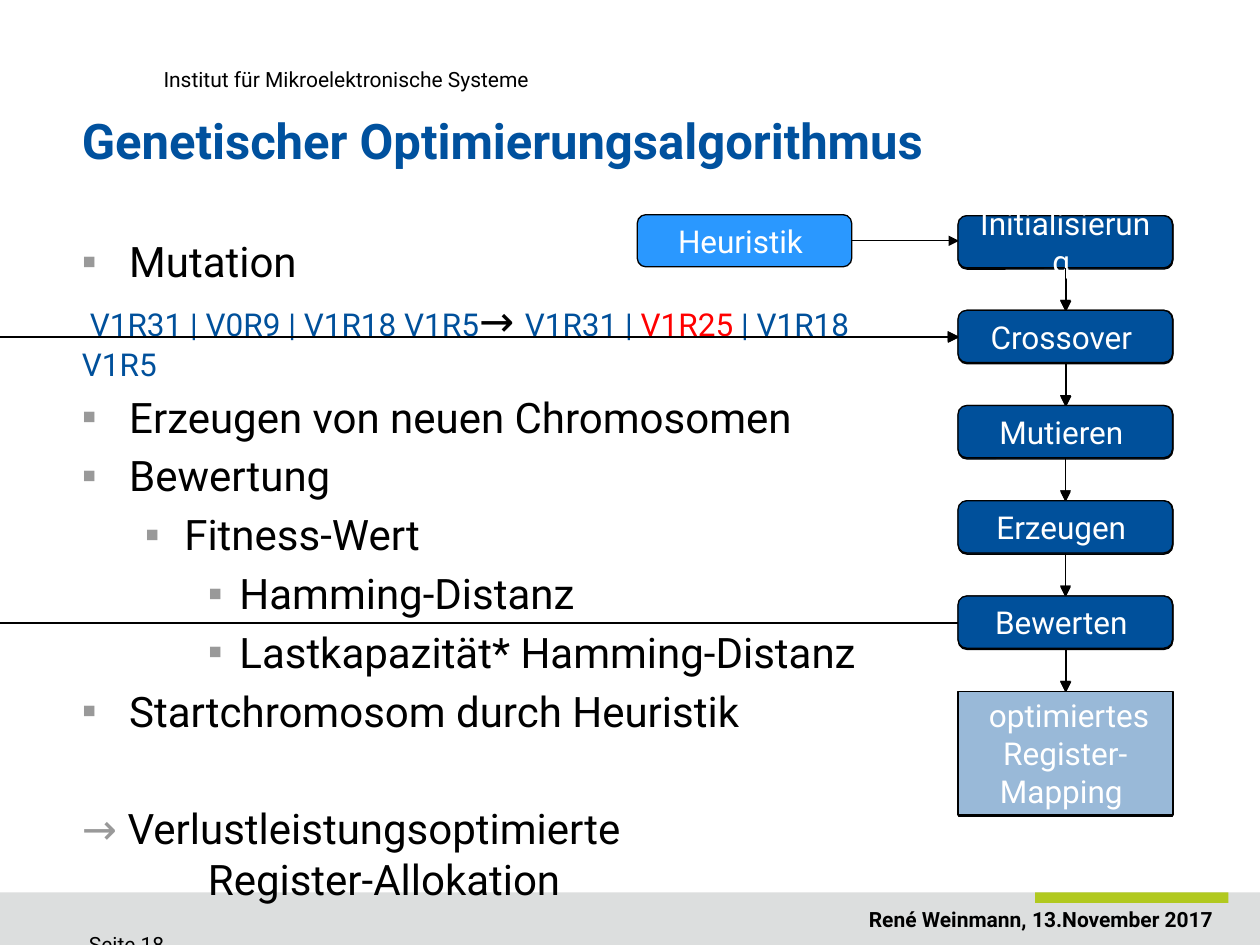
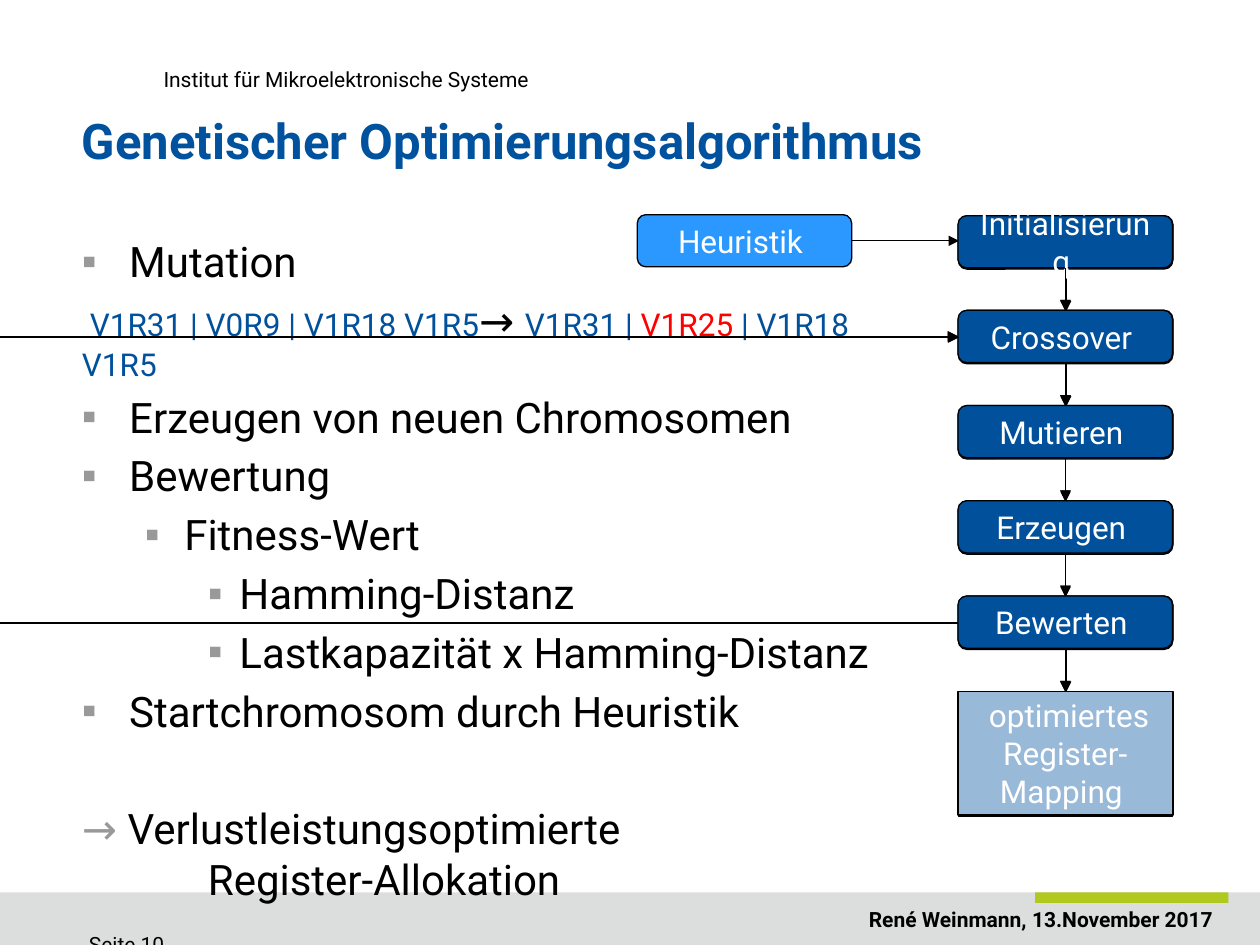
Before and after one commit to ReneWeinmann/Masterarbeit, a slide deck: slide 10 of Presentation_Rene_Weinmann.pptx (slide 18 before the commit). Drawn at 1260x945 pixels with LibreOffice and Linux fonts; fonts in the diff are those of the drawing; background and template pictures are left out. Boxes give left, top, right and bottom in pixels: in the first picture for what was removed or moved away, otherwise in the second. Text is boxed around its words. In the diff, an @@ line names an element or a change of style, - is before the commit and + after.

```diff
--- a/Presentation_Rene_Weinmann.pptx
+++ b/Presentation_Rene_Weinmann.pptx
@@ text at <box>239,636,869,677</box>: text changed @@
-    ▪ Lastkapazität* Hamming-Distanz
+    ▪ Lastkapazität x Hamming-Distanz
```
Also in this commit, not shown: 22 other slides changed, 1 slide removed, 2 other files.
